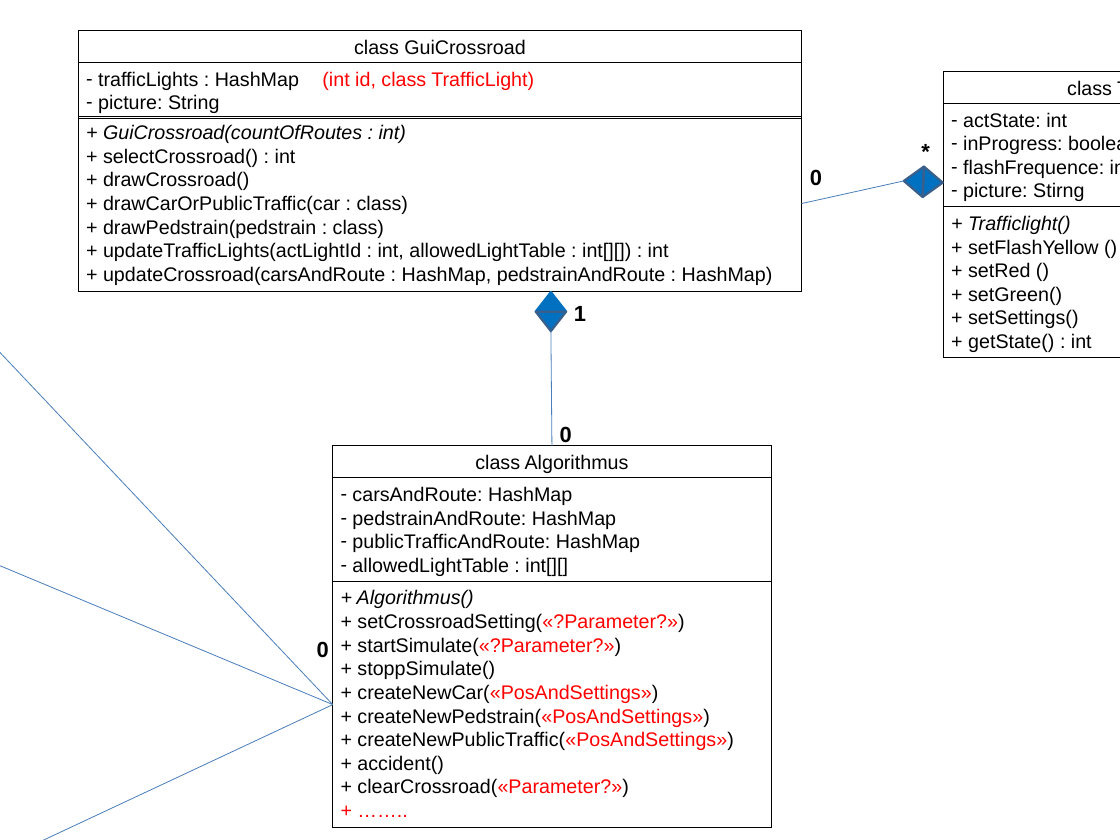
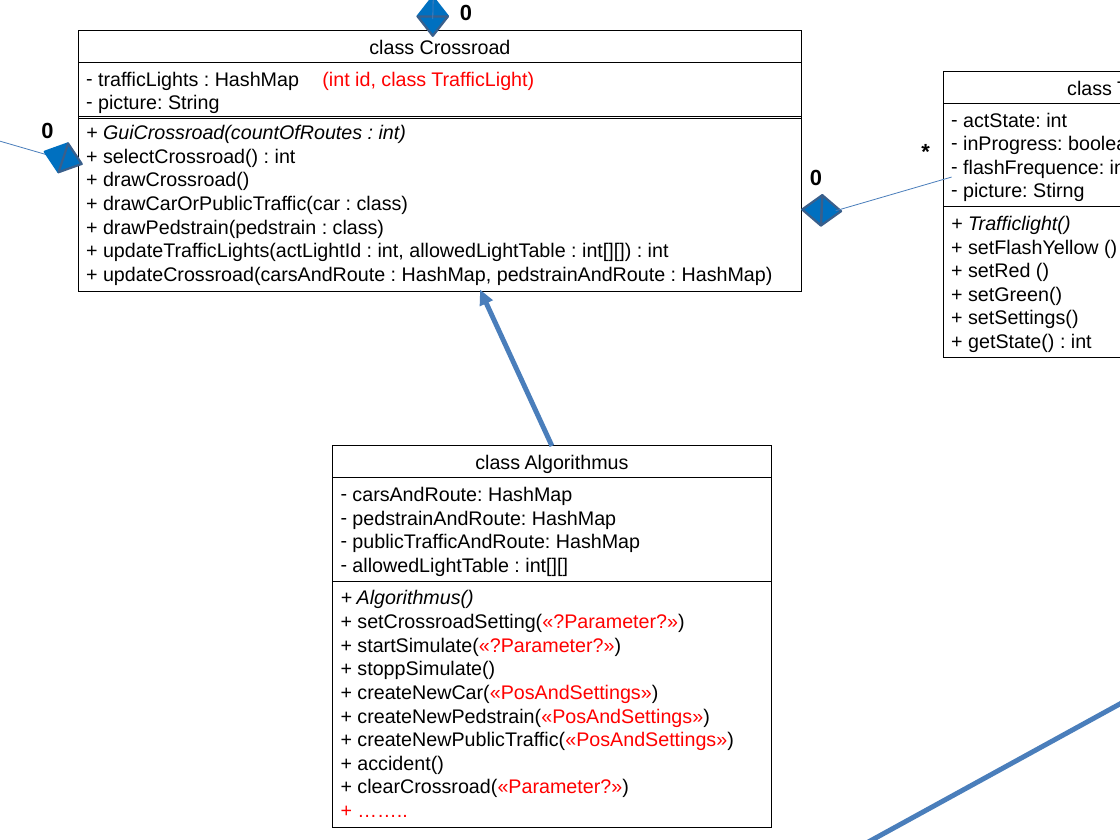
Before and after one commit to fhirter/Ampelsteuerung, a slide deck: slide 6 of Dokumente/Ampelsteuerung.pptx. Drawn at 1120x840 pixels with LibreOffice and Linux fonts; fonts in the diff are those of the drawing; background and template pictures are left out. Boxes give left, top, right and bottom in pixels: in the first picture for what was removed or moved away, otherwise in the second. Text is boxed around its words. In the diff, an @@ line names an element or a change of style, - is before the commit and + after.

Commit message:
Verschieben von Main in Crossroad und umbennenung von diversen Klassen.

```diff
--- a/Dokumente/Ampelsteuerung.pptx
+++ b/Dokumente/Ampelsteuerung.pptx
@@ line added from (78, 164) to (0, 0), #4B7EBC 0.75 pt @@
@@ triangle: place and size @@
-triangle at <box>536,292,566,312</box>
+triangle at <box>417,0,448,17</box>
@@ triangle: place and size @@
-triangle at <box>536,312,566,332</box>
+triangle at <box>417,17,448,36</box>
@@ line added from (433, 19) to (440, 0), #4B7EBC 0.75 pt @@
@@ text "0" rewrapped from <box>560,424,572,446</box> to <box>460,4,472,21</box> @@
@@ text in rectangle at <box>369,39,511,55</box>: text changed @@
-class GuiCrossroad
+class Crossroad
@@ text "0": place and size @@
-text "0" at <box>317,641,329,658</box>
+text "0" at <box>41,122,53,139</box>
@@ triangle added at <box>40,137,68,172</box>, fill #0070C0, outline #0070C0 2 pt @@
@@ triangle added at <box>59,143,87,179</box>, fill #0070C0, outline #3A5F8C 2 pt @@
@@ line moved from (802, 204) - (904, 181) to (836, 211) - (951, 177) @@
@@ line removed from (333, 705) to (0, 192) @@
@@ triangle: place and size @@
-triangle at <box>904,166,925,197</box>
+triangle at <box>802,194,823,226</box>
@@ triangle: place and size @@
-triangle at <box>923,167,944,198</box>
+triangle at <box>821,195,842,226</box>
@@ line moved from (552, 446) - (551, 331) to (552, 446) - (480, 290) @@
@@ line (552, 446) - (480, 290): line to arrow; stroke #4B7EBC 0.75 pt to #4B7EBC 4.5 pt @@
@@ text removed at <box>574,306,586,321</box> @@
-1
@@ arrow added from (1120, 425) to (0, 840), #4B7EBC 4.5 pt @@
@@ arrow added from (1120, 425) to (695, 840), #4B7EBC 4.5 pt @@
@@ line removed from (333, 705) to (0, 543) @@
@@ line removed from (333, 705) to (0, 840) @@
```
Also in this commit, not shown: 6 other files.
